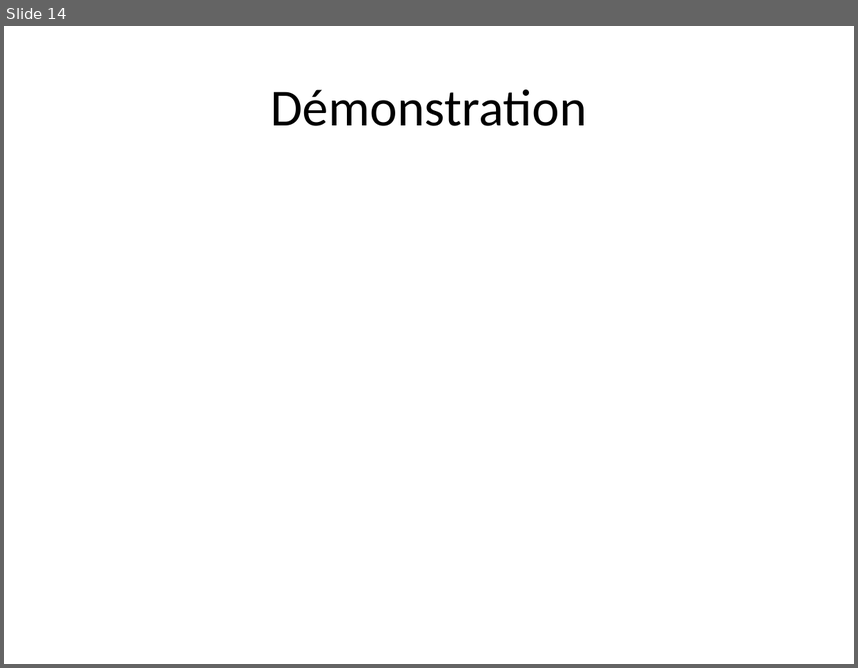
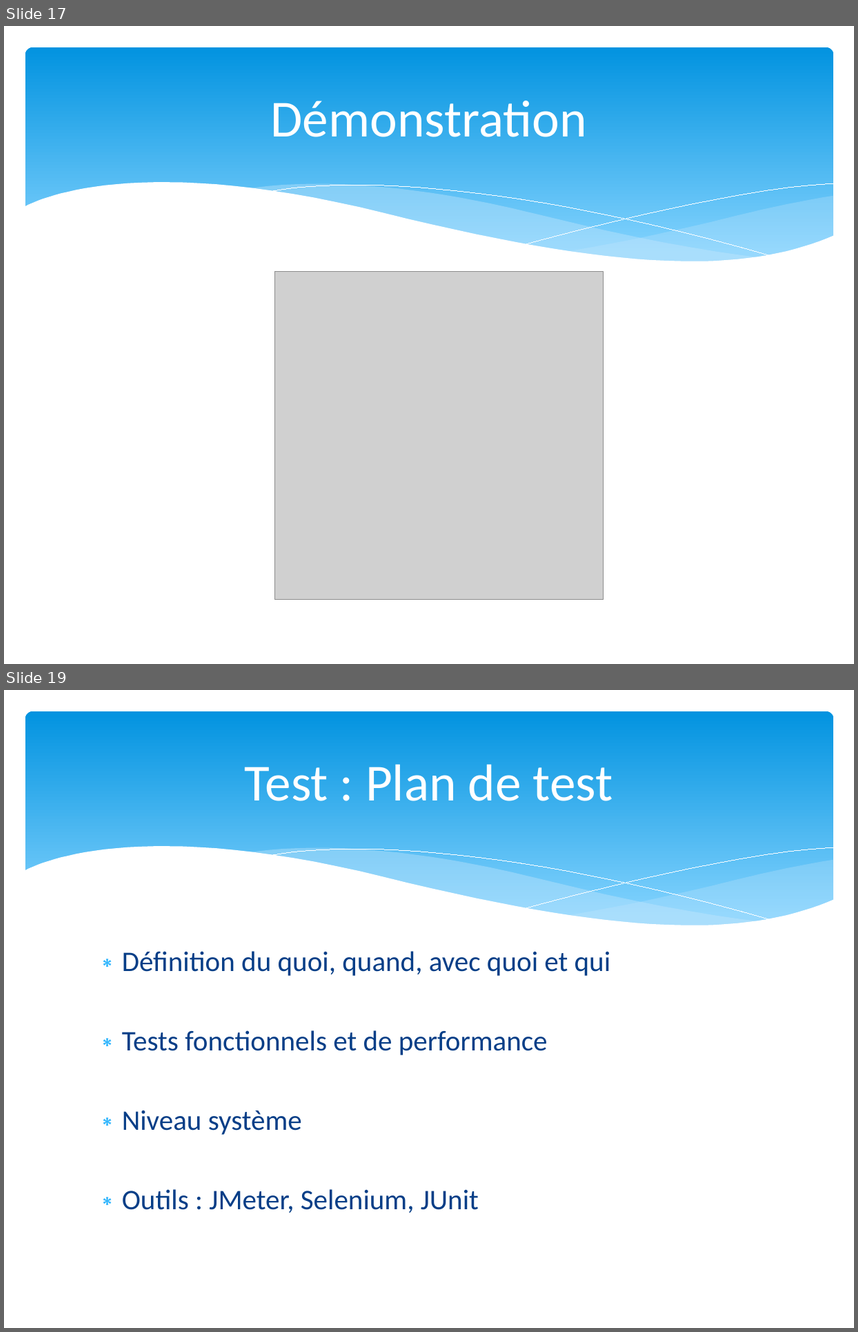
Before and after one commit to LucienMoor/AYNIM, a slide deck: Documents/PrésentationRichPoor.pptx. Shown one above the other, each under a label of ours: slide 14 before the commit, slides 17 and 19 after it; the slides between them are not shown. The pictures are 858x668 and 858x1332 pixels, drawn with LibreOffice and Linux fonts; fonts in the diff are those of the drawing; grey boxes stand for pictures. Boxes give left, top, right and bottom in pixels: in the first picture for what was removed or moved away, otherwise in the second. Text is boxed around its words. In the diff, an @@ line names an element or a change of style, - is before the commit and + after.

```diff
--- a/Documents/PrésentationRichPoor.pptx
+++ b/Documents/PrésentationRichPoor.pptx
@@ slide 19 added at bbox=[4, 690, 854, 1328], background #FFFFFF; not listed: 6 template elements that a slide beside it also shows @@
@@ title added at bbox=[245, 765, 613, 801], 44 pt, text #FFFFFF @@
+Test : Plan de test
@@ text added at bbox=[122, 951, 611, 1212], 24 pt, text #073E87 @@
+∗ Définition du quoi, quand, avec quoi et qui
+∗ Tests fonctionnels et de performance
+∗ Niveau système
+∗ Outils : JMeter, Selenium, JUnit
@@ what was slide 14 is now slide 17 @@
@@ slide 17 changed as well @@
@@ rounded rectangle added at bbox=[25, 47, 833, 276], fill gradient #0293E0 to #83D3FE @@
@@ title "Démonstration": place and size @@
-title "Démonstration" at bbox=[271, 89, 587, 126]
+title "Démonstration" at bbox=[271, 101, 587, 137]
@@ title "Démonstration" at bbox=[271, 101, 587, 137]: text colour #000000 to #FFFFFF @@
@@ group added at bbox=[23, 183, 835, 305]: 5 freeform shapes @@
@@ picture added at bbox=[275, 271, 604, 599] @@
```
Also in this commit, not shown: 12 other slides changed, 13 other slides added, 10 slides removed, 13 other files.
